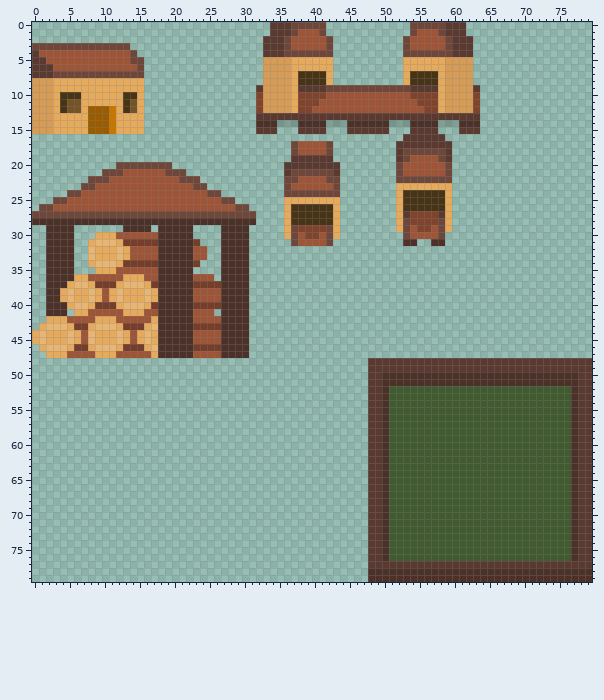
Two states of a sprite sheet, Castle-Defender/Assets/Textures/Buildings.png. The picture above is the old version.
The file is 80x80 pixels. Colours within 5 levels of each other are drawn and written as one.
The result:
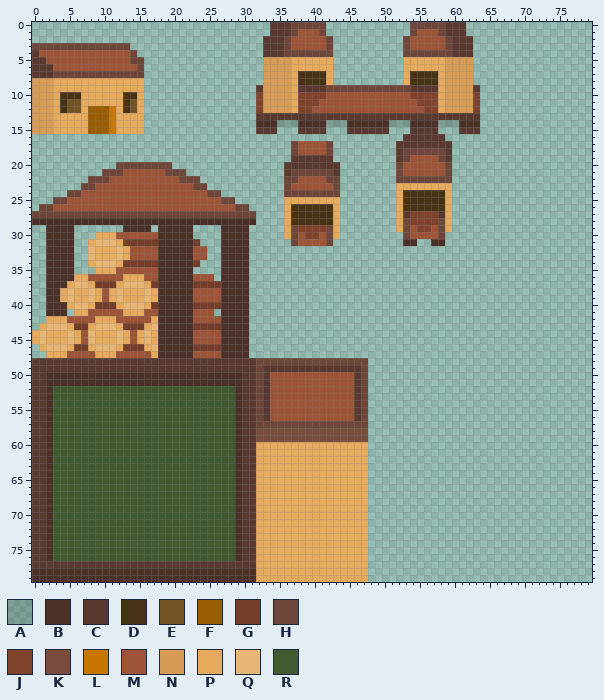
Palette (. is transparent): A #0000002a  B #4c3129  C #5a3a30  D #473316  E #745324  F #995c00  G #753e2a  H #6e473a  J #80442d  K #784d3e  L #c77700  M #9e5437  N #d69c56  P #e6aa5c  Q #e7b674  R #415a30
From old to new:
There is now colour B in rows 50 to 51 at x 2 to 29; in rows 52 to 76 at x 2 and 29; in rows 78 to 79 at x 0 to 31.
There is now colour C in row 48 at x 0 to 31; in row 49 at x 0 to 31 and 33 to 46; in rows 50 to 56 at x 0 to 1, 30 to 31, 33 and 46; in rows 57 to 76 at x 0 to 1 and 30 to 31; in row 77 at x 0 to 31.
There is now colour H in row 48 at x 32 to 47; in rows 49 to 56 at x 32 and 47; in row 57 at x 32 to 47.
There is now colour K in rows 58 to 59 at x 32 to 47.
There is now colour M in rows 50 to 56 at x 34 to 45.
There is now colour P in rows 60 to 79 at x 32 to 47.
There is now colour R in rows 52 to 76 at x 3 to 28.
Colour B is gone in rows 50 to 51 at x 50 to 77; in rows 52 to 76 at x 50 and 77; in rows 78 to 79 at x 48 to 79.
Colour C is gone in rows 48 to 49 at x 48 to 79; in rows 50 to 76 at x 48 to 49 and 78 to 79; in row 77 at x 48 to 79.
Colour R is gone in rows 52 to 76 at x 51 to 76.
Where, in picture pixels (left, top, right, bottom), the same in both pictures:
changed: (32, 358, 592, 582)
